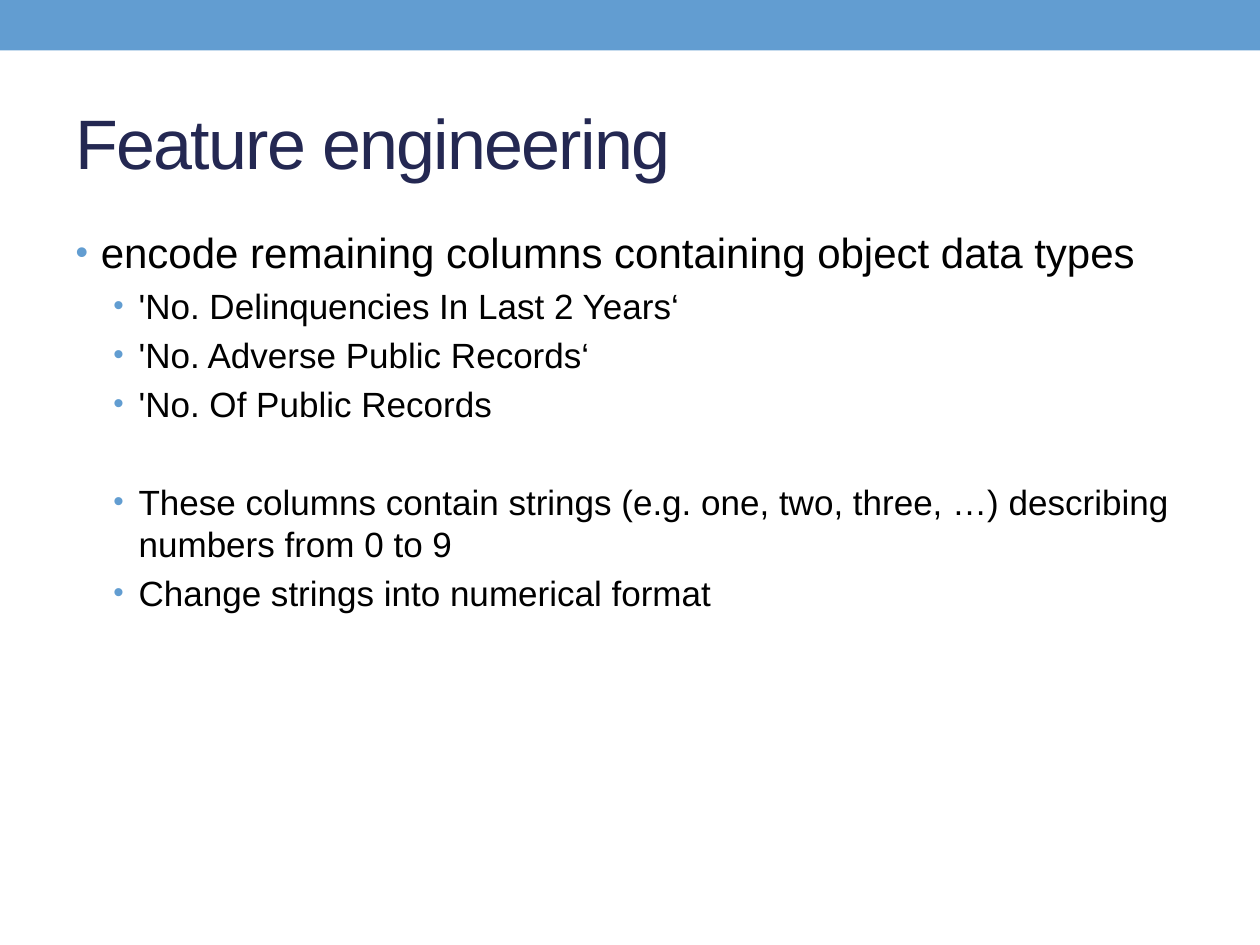
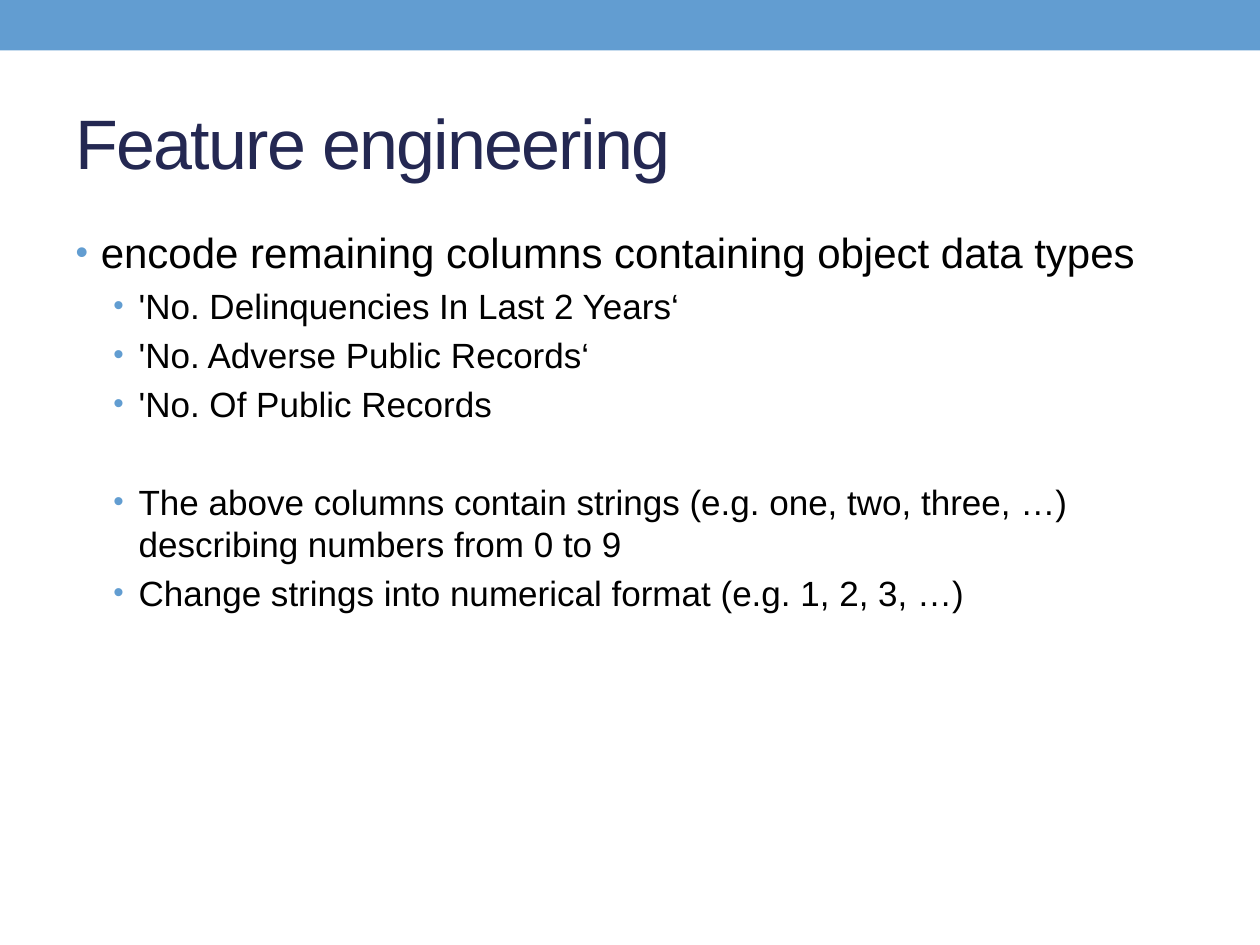
Before and after one commit to Son17/Data-Science-Projects, a slide deck: slide 16 of LG presentation.pptx (slide 15 before the commit). Drawn at 1260x945 pixels with LibreOffice and Linux fonts; fonts in the diff are those of the drawing. Boxes give left, top, right and bottom in pixels: in the first picture for what was removed or moved away, otherwise in the second. Text is boxed around its words. In the diff, an @@ line names an element or a change of style, - is before the commit and + after.

```diff
--- a/LG presentation.pptx
+++ b/LG presentation.pptx
@@ text at bbox=[139, 489, 1010, 613]: text changed @@
-  • These columns contain strings (e.g. one, two, three, …) describing numbers from 0 to 9
-  • Change strings into numerical format
+  • The above columns contain strings (e.g. one, two, three, …) describing numbers from 0 to 9
+  • Change strings into numerical format (e.g. 1, 2, 3, …)
```
Also in this commit, not shown: 17 other slides changed, 9 slides added, 4 slides removed, 1 other file.
